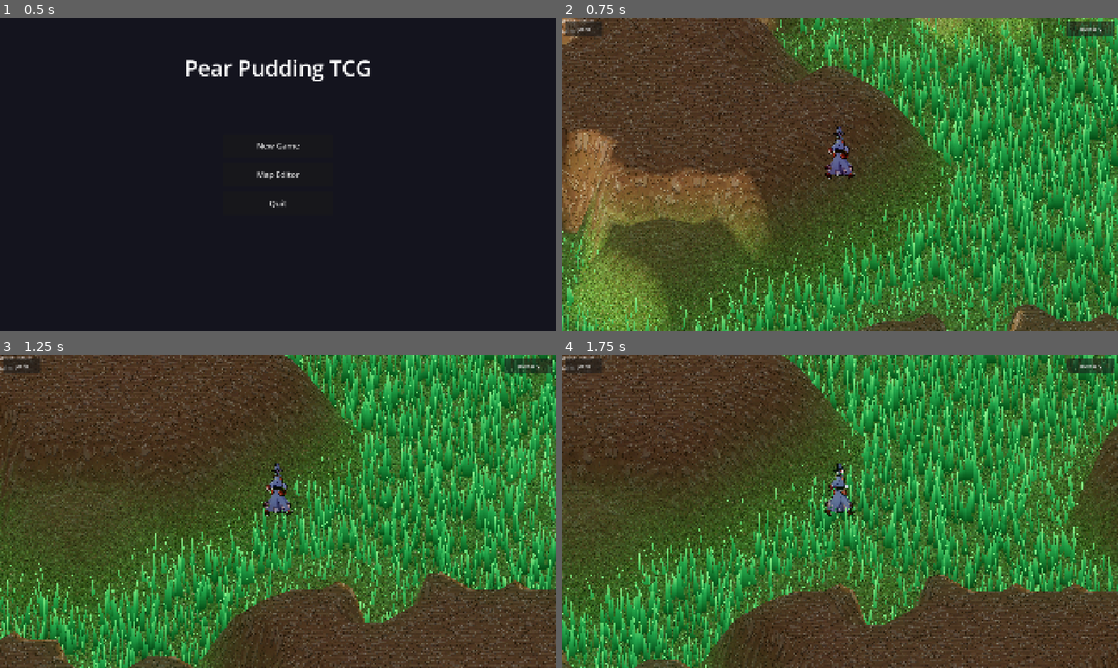
Above: before the commit, frames 1-4 (two rows, left to right).
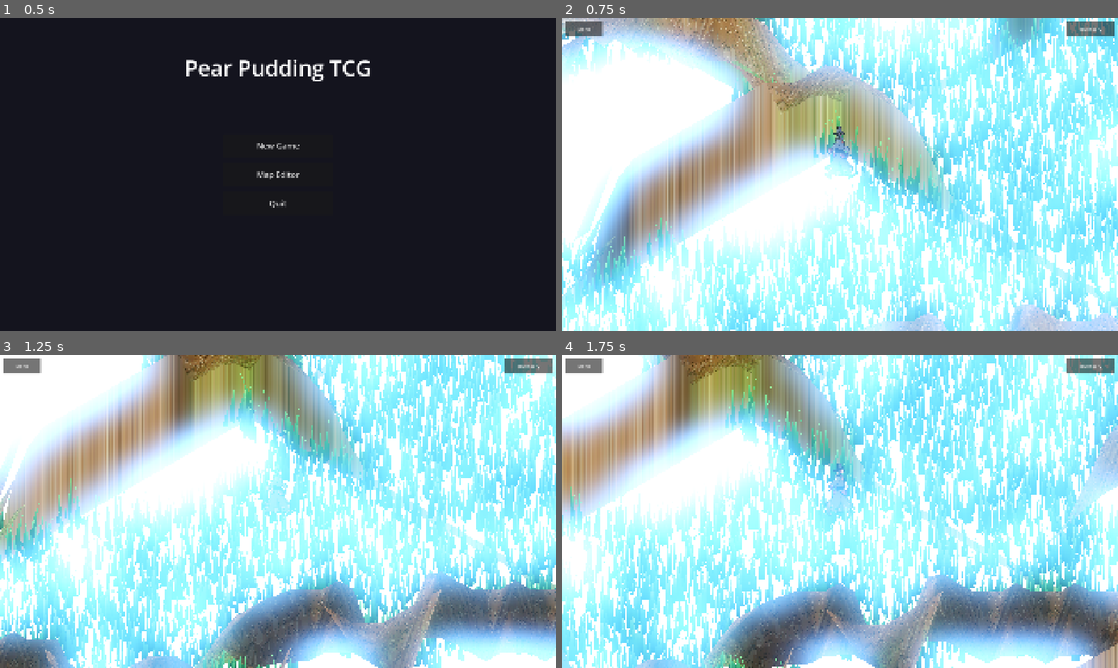
Above: after the commit, the same moments.

Repository: ChrisPauly97/pear-pudding-godot
Game: Godot game, scene res://scenes/ui/MenuScene.tscn
Two runs of this game, one before a commit and one after it. Both use one fixed random seed, a clock stepped at 60 frames per second and the inputs below.
Inputs (mouse positions are in pixels of both pictures, inside the frame that each line leads up to):
- Up to frame 1 (0.5 s): no input
- Up to frame 2 (0.75 s): click "New Game" at 0.5 s
- Up to frame 3 (1.25 s): no input
- Up to frame 4 (1.75 s): tap Enter at 1.25 s; move the mouse to (962, 495) at 1.27 s; hold D (move_right) from 1.28 s (still down); hold E (interact) from 1.28 s (still down); click (962, 495) at 1.42 s; tap Space (jump) at 1.52 s

Frame 1 is identical in both runs. In frame 2, 100% of the frame differs, in the area x 0-100%, y 0-100%; in frame 3, 100%; in frame 4, 100%.

Commit message:
Remove cull_disabled from terrain shader — root cause of black shadows
cull_disabled was rendering the underside of every hill, which received
zero lighting and appeared as solid black shapes. The surface mesh is
wound correctly (CCW from above), so default back-face culling is safe.
Reduce emission from 0.3 to 0.15 since it's now only filling real
cast shadows, not masking broken geometry.

https://claude.ai/code/session_01FxHYhx4zQYNtvF9fLcgBis

Diff:
--- a/assets/shaders/terrain.gdshader
+++ b/assets/shaders/terrain.gdshader
@@ -1,5 +1,4 @@
 shader_type spatial;
-render_mode cull_disabled;
 
 // Vertex colour R channel: 0.0 = flat grass, 1.0 = hill plateau top.
 // Normals are computed from the height field and baked into the mesh.
@@ -131,7 +130,7 @@
 	ALBEDO = base_col;
 	// Minimum emission so back-faces and fully-shadowed geometry never go black.
 	// Value is below glow_hdr_threshold (0.5) so it won't trigger bloom.
-	EMISSION = base_col * 0.3;
+	EMISSION = base_col * 0.15;
 	ROUGHNESS = 0.9;
 	METALLIC = 0.0;
 	SPECULAR = 0.1;
